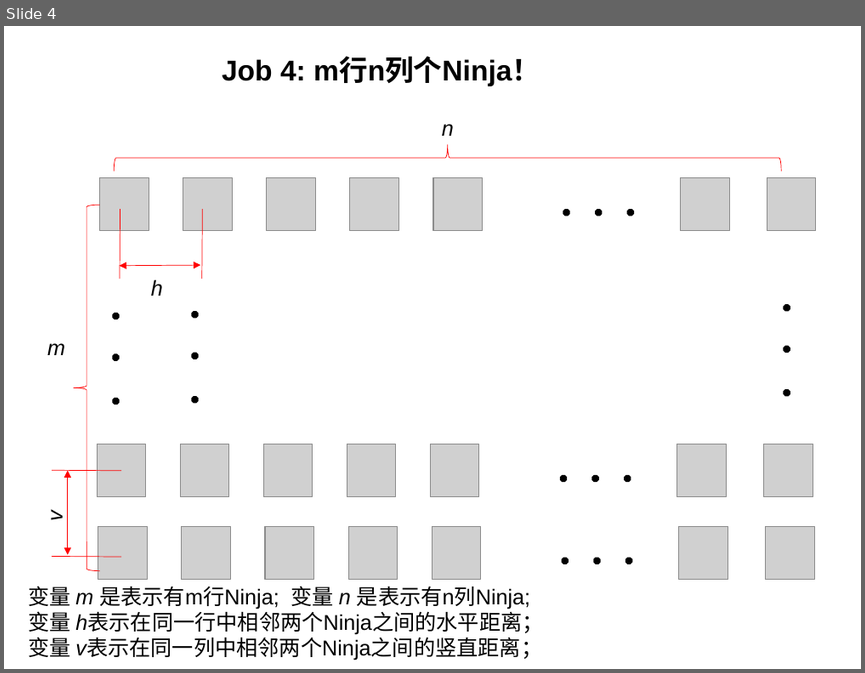
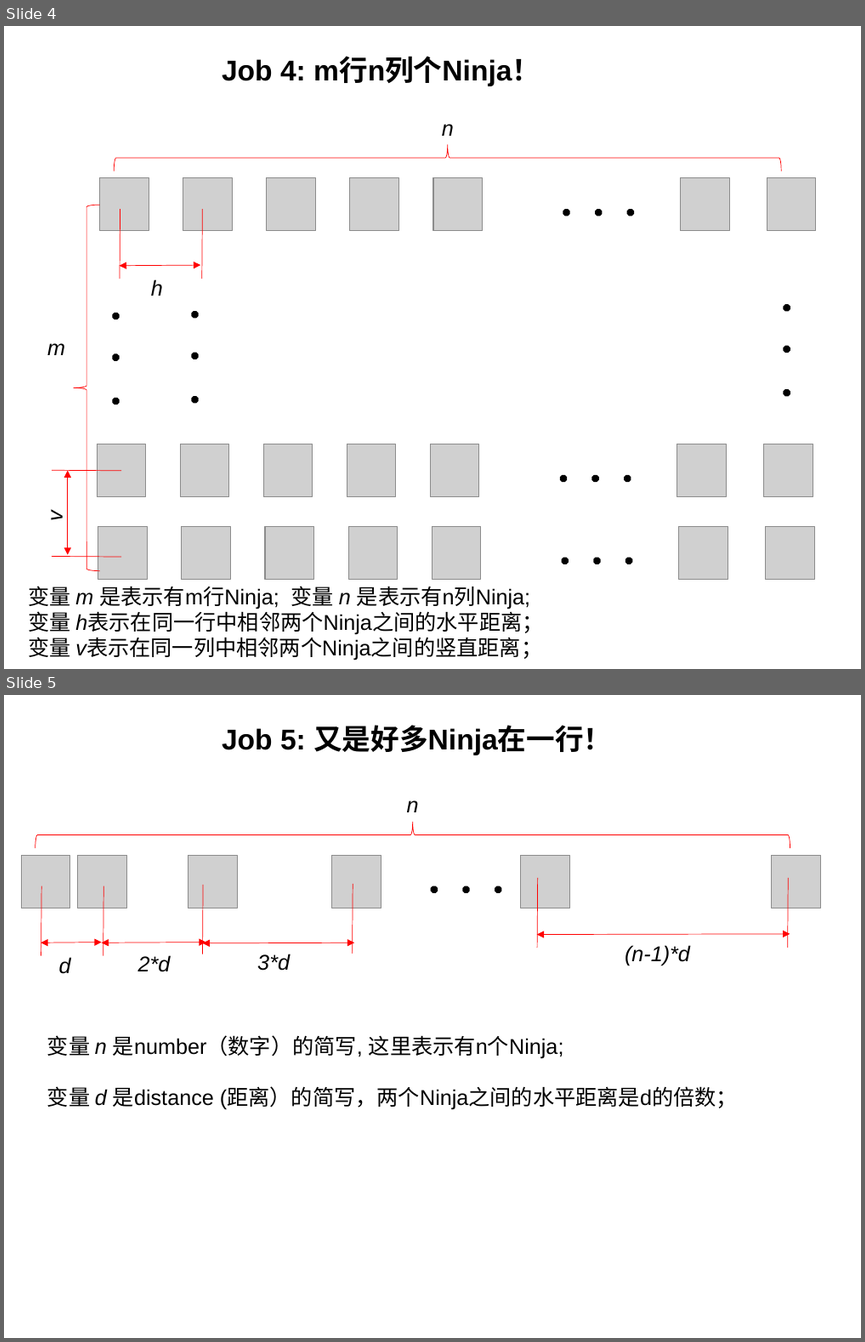
Before and after one commit to DingZhan/Scratch-Projects, a slide deck: JobList/Scratch_Job1.pptx. Shown one above the other, each under a label of ours: slide 4 before the commit, slides 4 and 5 after it. The pictures are 865x673 and 865x1342 pixels, drawn with LibreOffice and Linux fonts; fonts in the diff are those of the drawing; grey boxes stand for pictures. Boxes give left, top, right and bottom in pixels: in the first picture for what was removed or moved away, otherwise in the second. Text is boxed around its words. In the diff, an @@ line names an element or a change of style, - is before the commit and + after.

Commit message:
Modify

```diff
--- a/JobList/Scratch_Job1.pptx
+++ b/JobList/Scratch_Job1.pptx
@@ slide 5 added at [4, 695, 861, 1338], background #FFFFFF @@
@@ text added at [222, 725, 612, 755], 24 pt, text #000000, bold @@
+Job 5: 又是好多Ninja在一行！
@@ left brace added at [35, 822, 789, 848], outline #FF0000 0.5 pt @@
@@ text added at [407, 800, 419, 812], 18 pt, text #000000, italic @@
+n
@@ picture added at [21, 855, 70, 908] @@
@@ picture added at [78, 855, 126, 908] @@
@@ picture added at [188, 855, 237, 908] @@
@@ picture added at [332, 855, 381, 908] @@
@@ picture added at [521, 855, 569, 908] @@
@@ picture added at [772, 855, 821, 908] @@
@@ line added from (41, 886) to (41, 955), #FF0000 0.5 pt @@
@@ line added from (103, 886) to (103, 955), #FF0000 0.5 pt @@
@@ line added from (203, 885) to (203, 953), #FF0000 0.5 pt @@
@@ line added from (352, 884) to (352, 953), #FF0000 0.5 pt @@
@@ octagon added at [431, 886, 438, 893], fill #000000 @@
@@ octagon added at [462, 886, 469, 893], fill #000000 @@
@@ octagon added at [494, 886, 501, 893], fill #000000 @@
@@ line added from (538, 878) to (537, 947), #FF0000 0.5 pt @@
@@ line added from (788, 878) to (787, 947), #FF0000 0.5 pt @@
@@ double arrow added from (41, 942) to (102, 941), #FF0000 0.5 pt @@
@@ double arrow added from (102, 942) to (206, 941), #FF0000 0.5 pt @@
@@ double arrow added from (203, 943) to (354, 942), #FF0000 0.5 pt @@
@@ double arrow added from (537, 934) to (789, 934), #FF0000 0.5 pt @@
@@ text added at [624, 945, 690, 966], 18 pt, text #000000, italic @@
+(n-1)*d
@@ text added at [59, 957, 71, 974], 18 pt, text #000000, italic @@
+d
@@ text added at [138, 955, 171, 972], 18 pt, text #000000, italic @@
+2*d
@@ text added at [257, 953, 290, 970], 18 pt, text #000000, italic @@
+3*d
@@ text added at [47, 1035, 738, 1110], 18 pt, text #000000 @@
+变量 n 是number（数字）的简写, 这里表示有n个Ninja;
+变量 d 是distance (距离）的简写，两个Ninja之间的水平距离是d的倍数；
```
